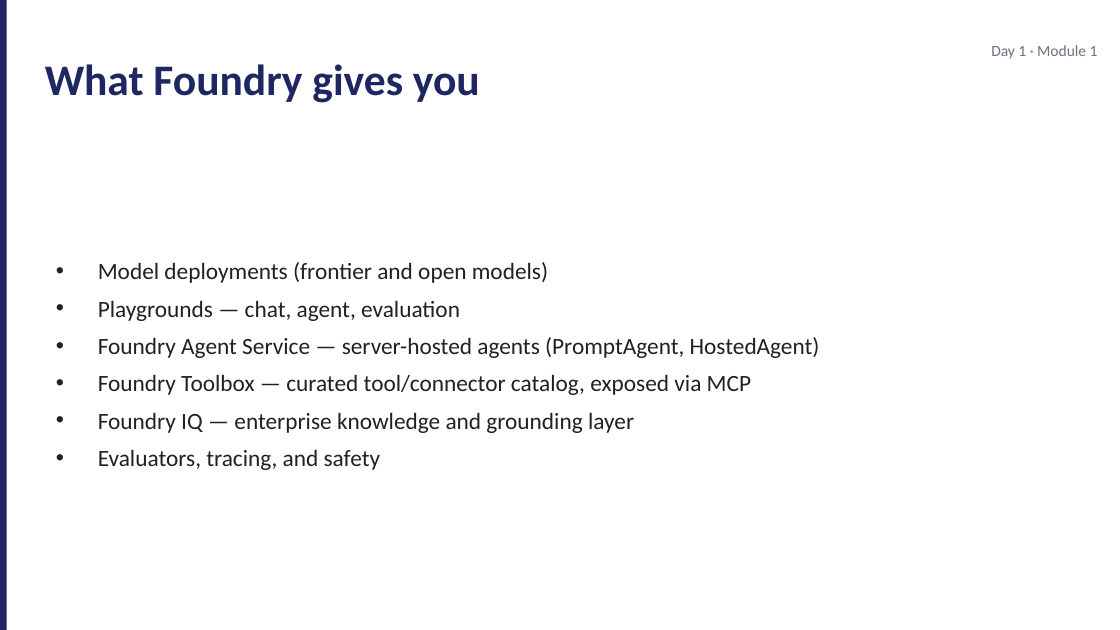
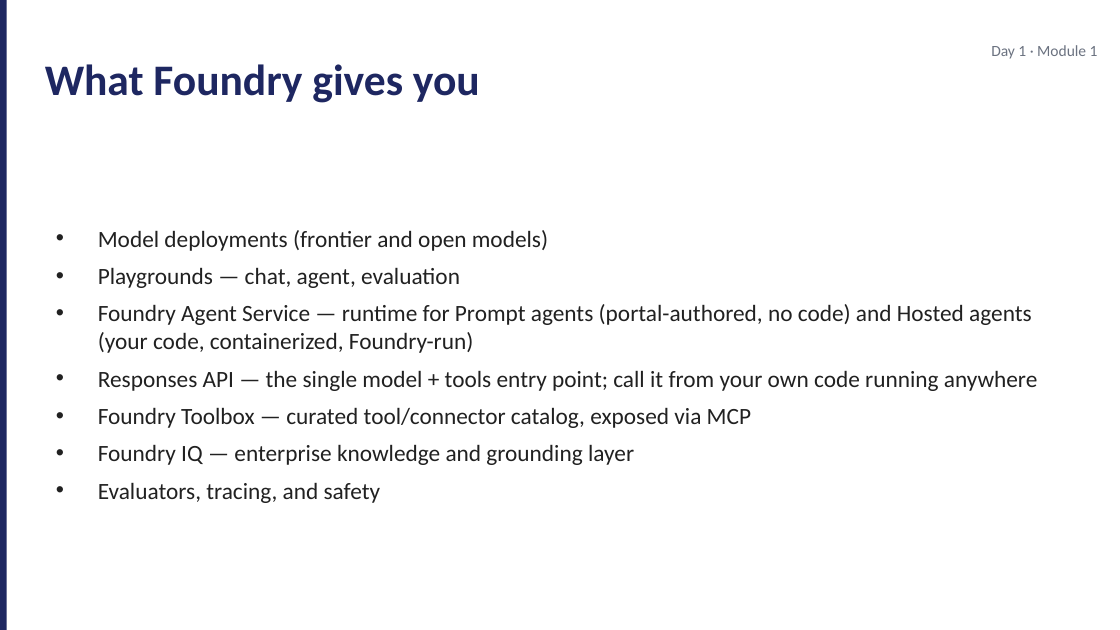
Before and after one commit to JimPiquant/Building-AI-Apps-and-Agents, a slide deck: slide 7 of decks/day1/module-1-landscape.pptx. Drawn at 1120x630 pixels with LibreOffice and Linux fonts; fonts in the diff are those of the drawing. Boxes give left, top, right and bottom in pixels: in the first picture for what was removed or moved away, otherwise in the second. Text is boxed around its words. In the diff, an @@ line names an element or a change of style, - is before the commit and + after.

```diff
--- a/decks/day1/module-1-landscape.pptx
+++ b/decks/day1/module-1-landscape.pptx
@@ text at <box>98,304,1038,391</box>: text changed @@
-• Foundry Agent Service — server-hosted agents (PromptAgent, HostedAgent)
+• Foundry Agent Service — runtime for Prompt agents (portal-authored, no code) and Hosted agents (your code, containerized, Foundry-run)
+• Responses API — the single model + tools entry point; call it from your own code running anywhere
```
Also in this commit, not shown: 2 other slides changed, 26 other files.
